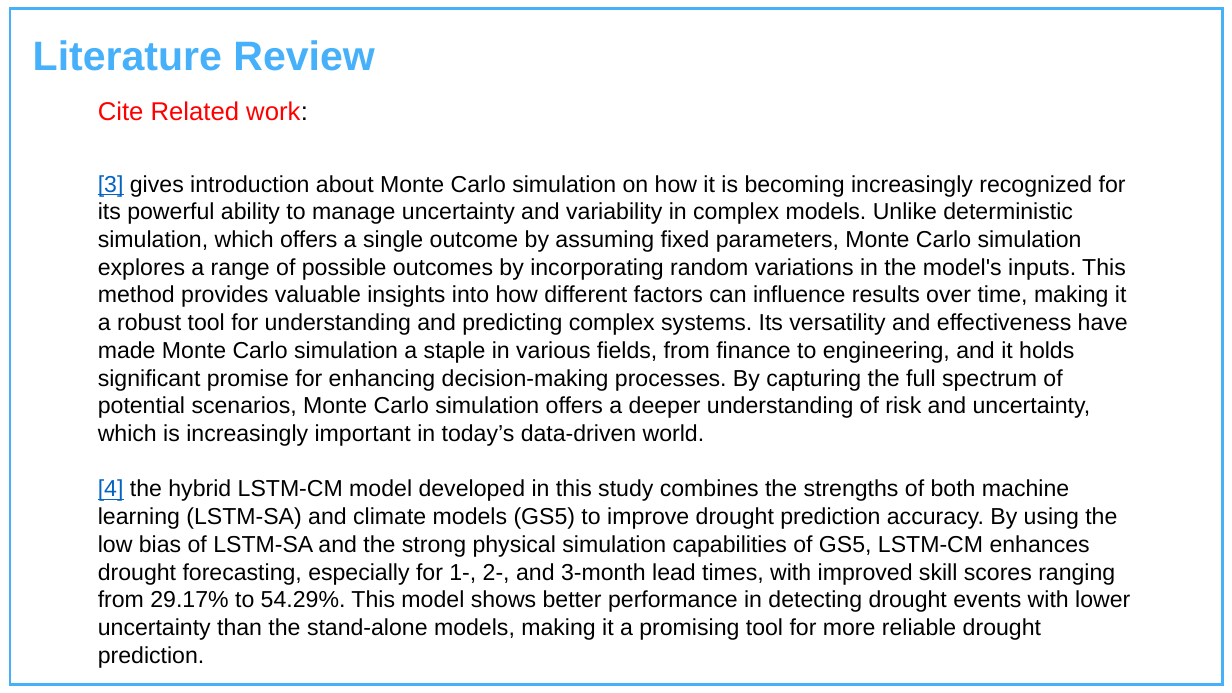
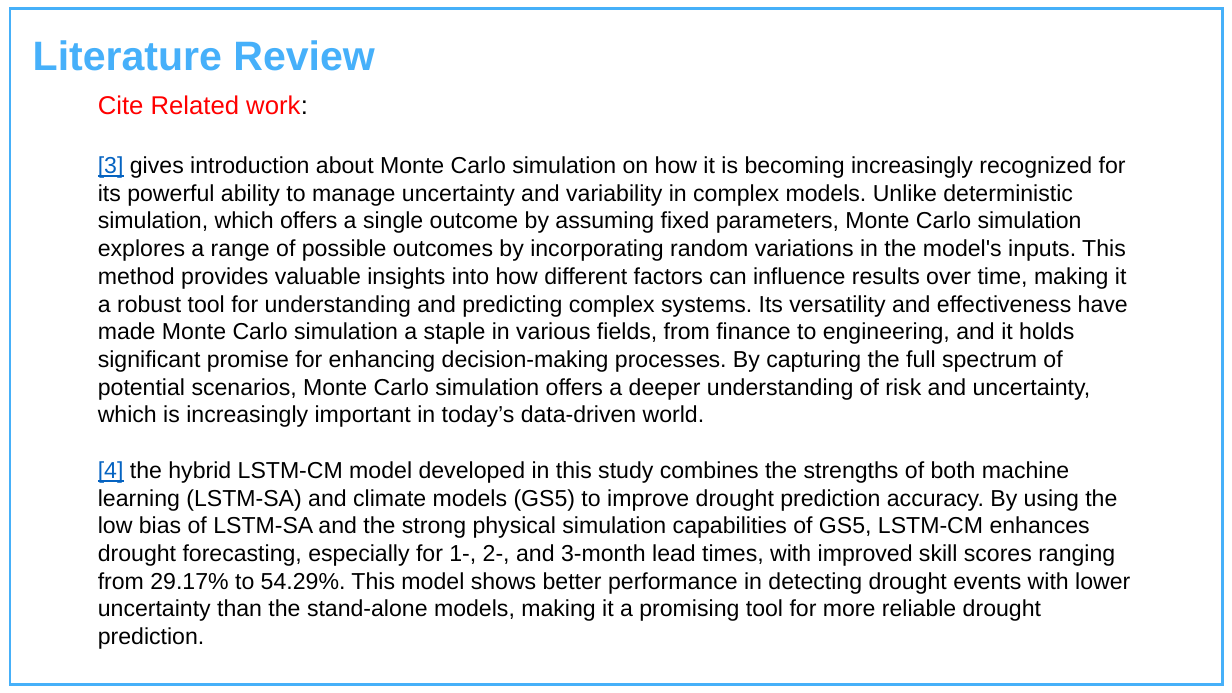
Before and after one commit to Charu-2718/AdaptiPlan, a slide deck: slide 7 of Project Presentation Template.pptx. Drawn at 1232x693 pixels with LibreOffice and Linux fonts; fonts in the diff are those of the drawing; background and template pictures are left out. Boxes give left, top, right and bottom in pixels: in the first picture for what was removed or moved away, otherwise in the second. Text is boxed around its words. In the diff, an @@ line names an element or a change of style, - is before the commit and + after.

```diff
--- a/Project Presentation Template.pptx
+++ b/Project Presentation Template.pptx
@@ text "Cite Related work:" rewrapped from (98,101,1130,668) to (98,95,1130,649) @@
```
Also in this commit, not shown: 1 other file.
